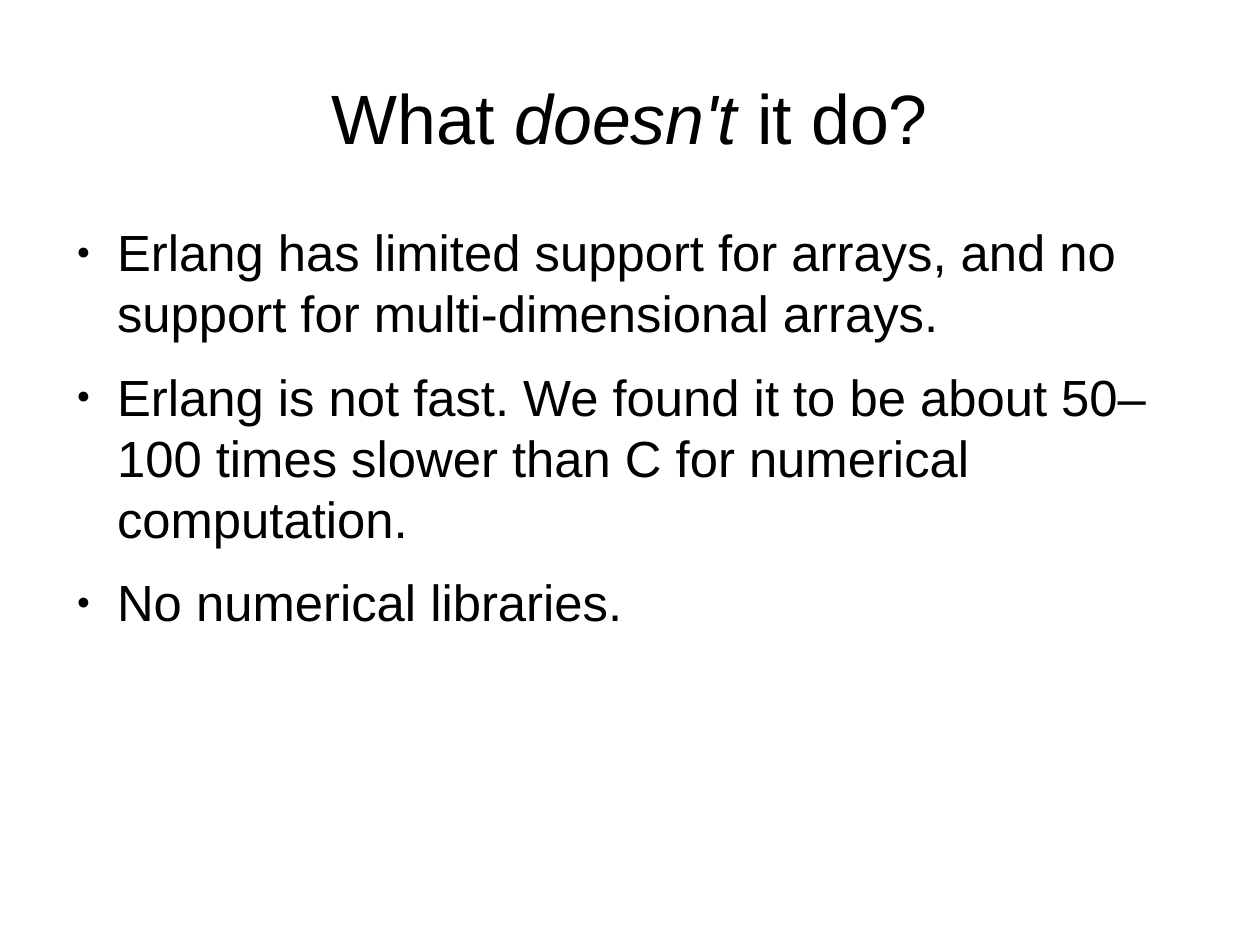
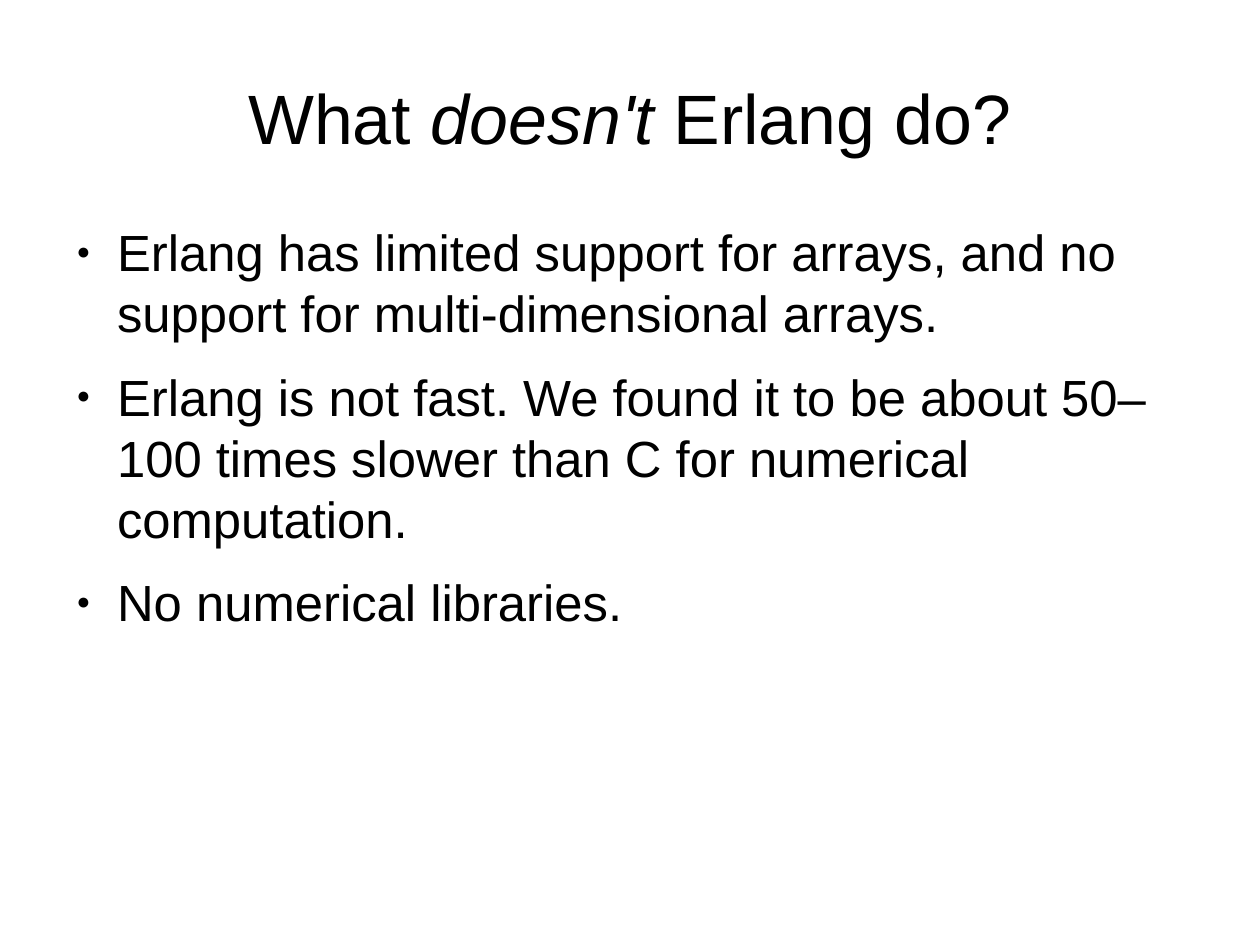
Before and after one commit to FractalDesigns/cowichan-1, a slide deck: slide 11 of miscellaneous/2010-12/slides.odp (slide 10 before the commit). Drawn at 1260x945 pixels with LibreOffice and Linux fonts; fonts in the diff are those of the drawing; background and template pictures are left out. Boxes give left, top, right and bottom in pixels: in the first picture for what was removed or moved away, otherwise in the second. Text is boxed around its words. In the diff, an @@ line names an element or a change of style, - is before the commit and + after.

```diff
--- a/miscellaneous/2010-12/slides.odp
+++ b/miscellaneous/2010-12/slides.odp
@@ title at [248, 93, 1011, 157]: text changed @@
-What doesn't it do?
+What doesn't Erlang do?
```
Also in this commit, not shown: 11 other slides changed, 1 slide added, 1 slide removed.
